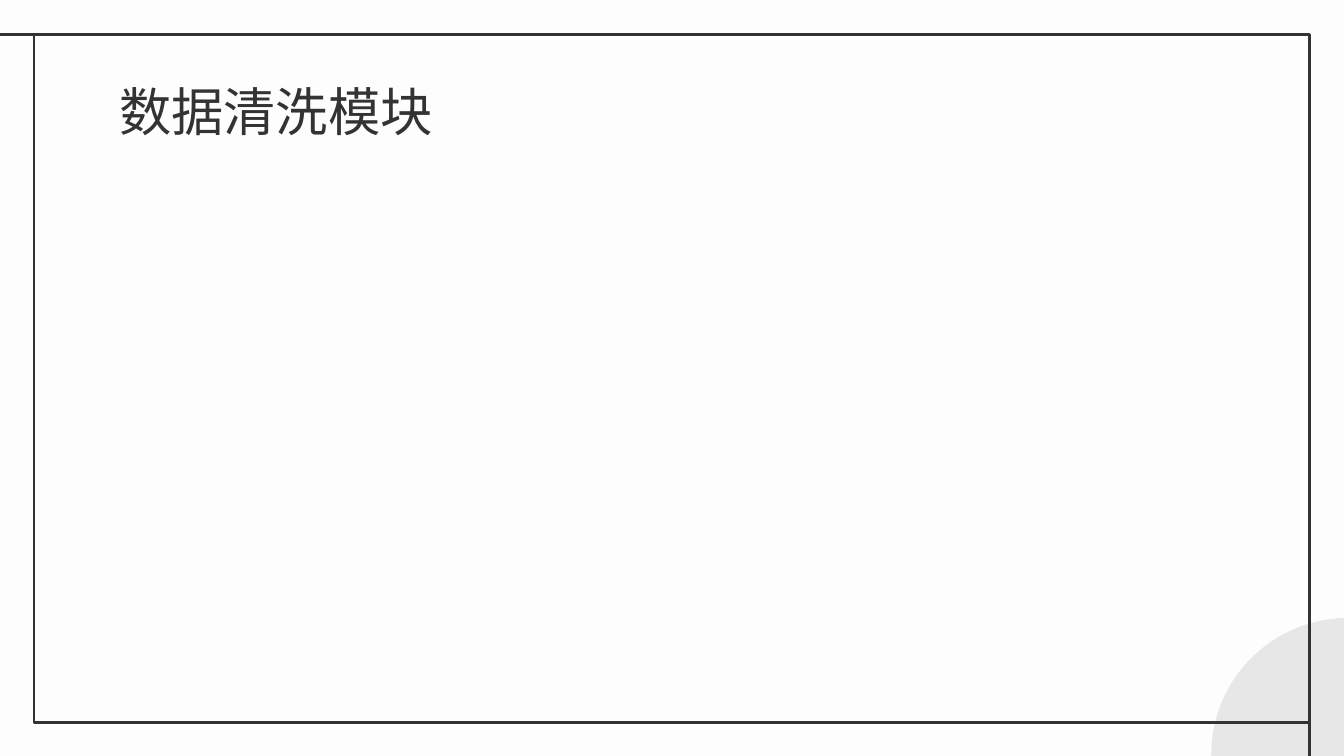
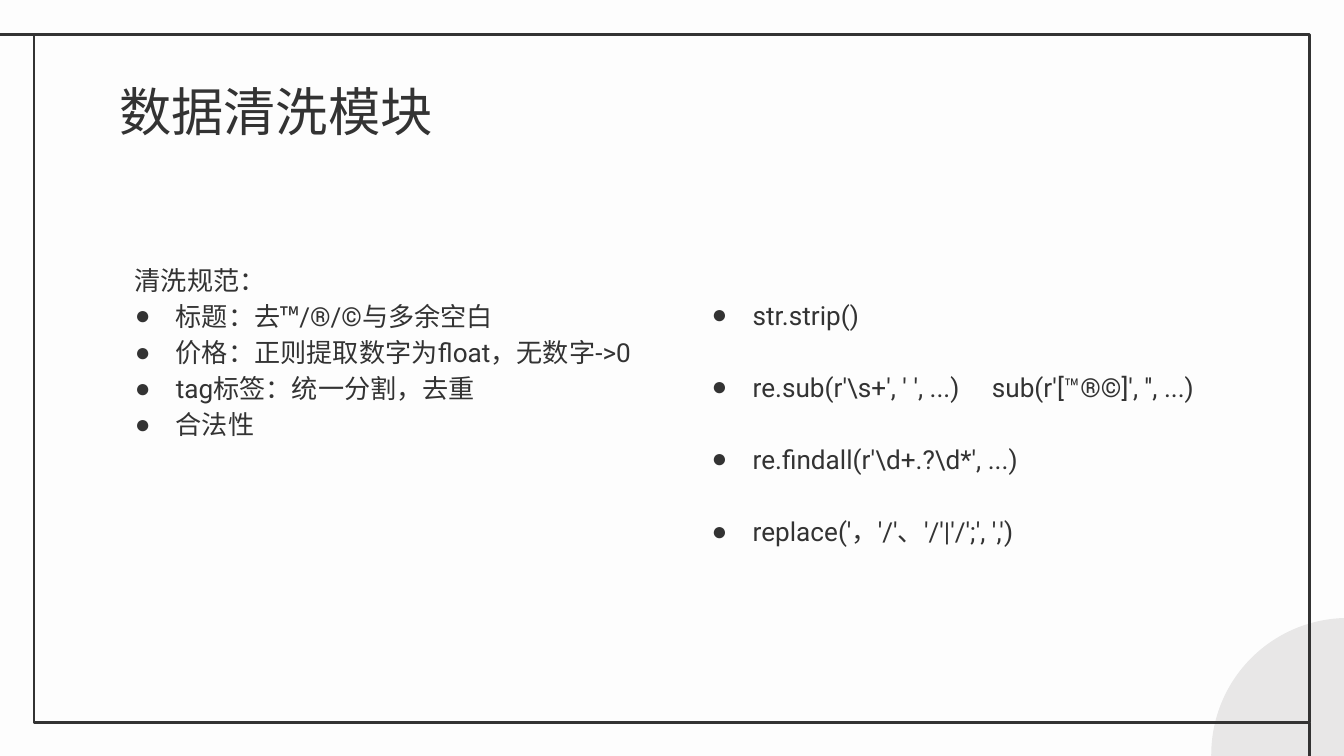
Before and after one commit to sky888galaxy/steam-spider, a slide deck: slide 7 of docs/答辩.pptx. Drawn at 1344x756 pixels with LibreOffice and Linux fonts; fonts in the diff are those of the drawing. Boxes give left, top, right and bottom in pixels: in the first picture for what was removed or moved away, otherwise in the second. Text is boxed around its words. In the diff, an @@ line names an element or a change of style, - is before the commit and + after.

```diff
--- a/docs/答辩.pptx
+++ b/docs/答辩.pptx
@@ text added at <box>135,268,631,436</box>, 14 pt, text #333333 @@
+清洗规范：
+● 标题：去™/®/©与多余空白
+● 价格：正则提取数字为float，无数字->0
+● tag标签：统一分割，去重
+● 合法性
@@ text added at <box>753,304,1138,547</box>, 14 pt, text #333333 @@
+● str.strip()
+● re.sub(r'\s+', ' ', ...) sub(r'[™®©]', '', ...)
+● re.findall(r'\d+.?\d*', ...)
+● replace('，'/'、'/'|'/';', ',')
```
Also in this commit, not shown: 7 other slides changed, 10 slides added, 2 slides removed, 3 other files.
